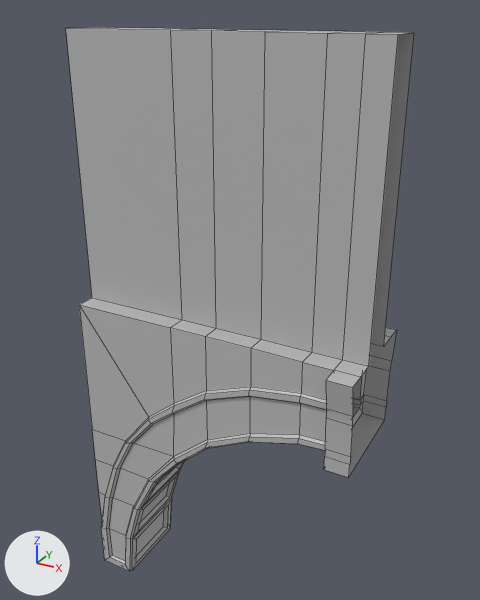
Renders of the FBX model Assets/Modular/ST_InteriorWall_Valve_01.fbx from each side of a commit.
Camera for both pictures: a 50 mm lens placed at (1.46, -2.52, 5.08), pointed at (0.0, 0.13, 3.76). Lighting does not change. The marker at lower left points along +X, +Y and +Z. Mesh edges are drawn as thin lines. Where no turn or scale is listed for an object, it has been applied to the vertices.

The older version as bpy lines, for what is in view:
```python
mat_interiorwall_valve_mtl = principled_material('InteriorWall_Valve_MTL')
mat_interiorwall_valve_mtl.base_color = (0.5, 0.5, 0.5)  # grey #bcbcbc
me_mesh = bpy.data.meshes.new('Mesh')
me_mesh.from_pydata(...)  # 288 vertices, 274 faces; spans x 0.0..1.5, y -0.3..0.3, z 0.0..3.0
me_mesh.materials.append(mat_interiorwall_valve_mtl)  # grey #bcbcbc
ob_st_interiorwall_valve_01 = bpy.data.objects.new('ST_InteriorWall_Valve_01', me_mesh)
ob_st_interiorwall_valve_01.location = (-0.75, 0.0, 2.0)
```
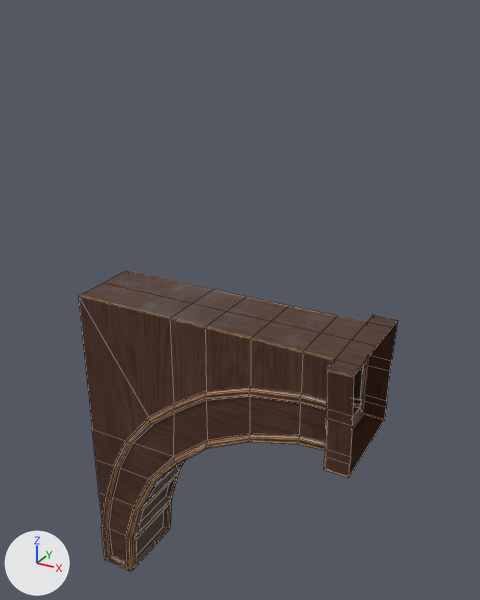
Boxes (x1, y1, x2, y2) around the edits, measured in the pictures (480 x 600 px):
'ST_InteriorWall_Valve_01', surface changed, reshaped (grey to brown, 8% narrower, 45% shorter)
    before: (66, 27, 414, 572)
    after: (78, 271, 398, 572)
part 1 of me_mesh, cut back
    before: (66, 27, 414, 441)
    after: (78, 271, 398, 441)

The change, as a diff of the scene's bpy script:
```diff
--- a/Assets/Modular/ST_InteriorWall_Valve_01.fbx.py
+++ b/Assets/Modular/ST_InteriorWall_Valve_01.fbx.py
@@ img_t_interiorwall_valve_albedotransparency_png @@
+img_t_interiorwall_valve_albedotransparency_png = load_image('T_InteriorWall_Valve_AlbedoTransparency.png', 'Textures/T_InteriorWall_Valve/T_InteriorWall_Valve_AlbedoTransparency.png', 2048, 2048, 'sRGB')
@@ mat_interiorwall_valve_mtl @@
 mat_interiorwall_valve_mtl = principled_material('InteriorWall_Valve_MTL')
-mat_interiorwall_valve_mtl.base_color = (0.5, 0.5, 0.5)  # grey #bcbcbc
+mat_interiorwall_valve_mtl.texture = img_t_interiorwall_valve_albedotransparency_png
@@ me_mesh @@
 # used by ob_st_interiorwall_valve_01; location = (-0.75, 0.0, 2.0)
-me_mesh.from_pydata(...)  # 288 vertices, 274 faces; spans x 0.0..1.5, y -0.3..0.3, z 0.0..3.0
+me_mesh.from_pydata(...)  # 267 vertices, 256 faces; spans x 0.0..1.5, y -0.3..0.3, z 0.0..1.75
+# me_mesh part 1
+# 28 vertices are removed from x 0.0..1.5, y -0.1..0.1, z 1.7..3.0
+# 30 faces are deleted
+# 18 vertices in x 0.0..1.5, y -0.3..0.3, z 1.7 move by (0.0, 0.0, 0.05)
+# 7 vertices are added at x 0.0..1.5, y 0.0, z 1.75
+# 12 new faces join them
 me_mesh.materials.append(mat_interiorwall_valve_mtl)
```
